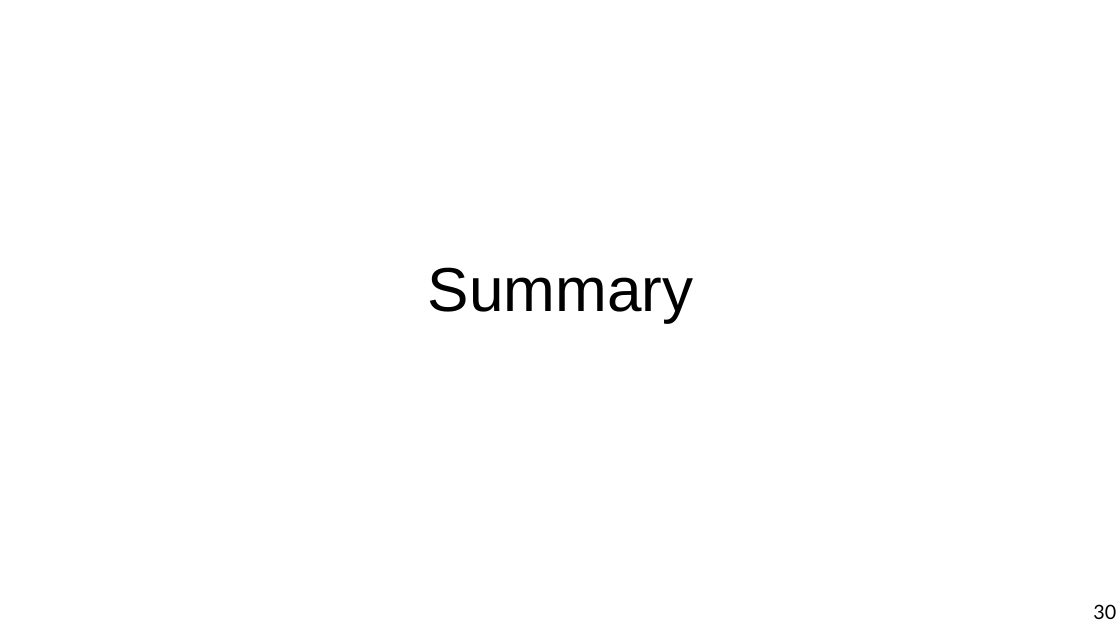
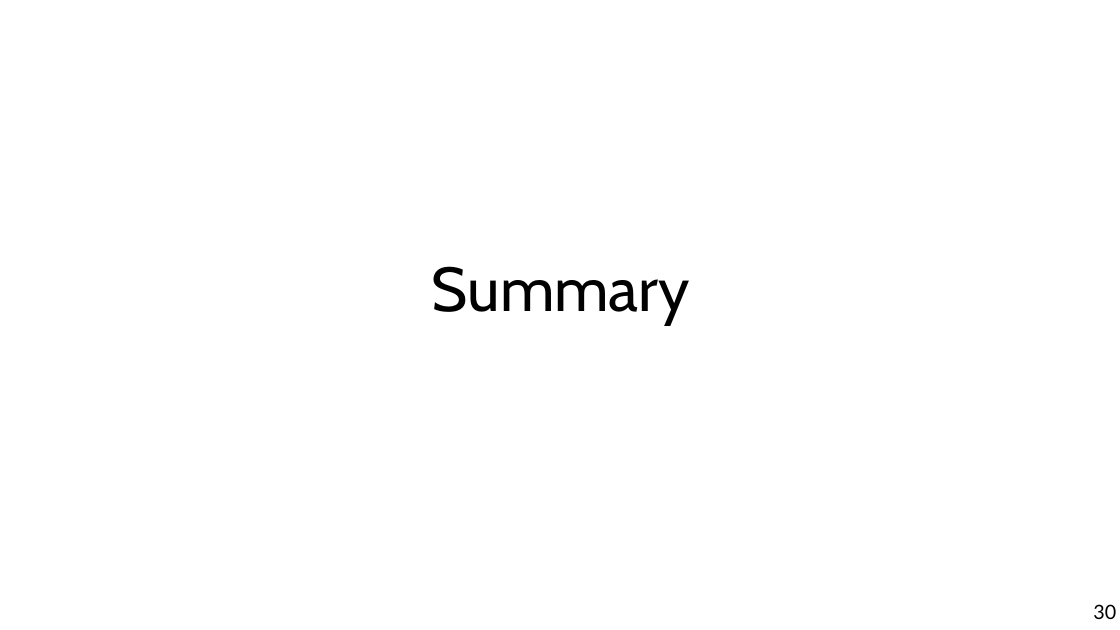
Before and after one commit to chatox/data-mining-course, a slide deck: slide 30 of theory/odp/tt11_itemsets.odp. Drawn at 1120x630 pixels with LibreOffice and Linux fonts; fonts in the diff are those of the drawing. Boxes give left, top, right and bottom in pixels: in the first picture for what was removed or moved away, otherwise in the second. Text is boxed around its words. In the diff, an @@ line names an element or a change of style, - is before the commit and + after.

```diff
--- a/theory/odp/tt11_itemsets.odp
+++ b/theory/odp/tt11_itemsets.odp
@@ title "Summary" at (x1=432, y1=266, x2=690, y2=324): font Arial to Cabin @@
```
Also in this commit, not shown: 24 other slides changed, 48 other files.
